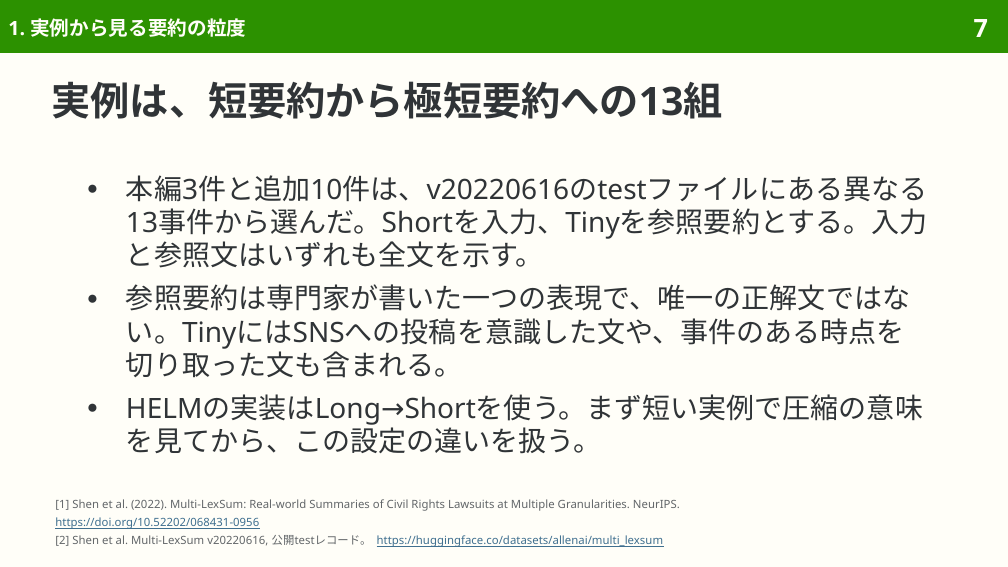
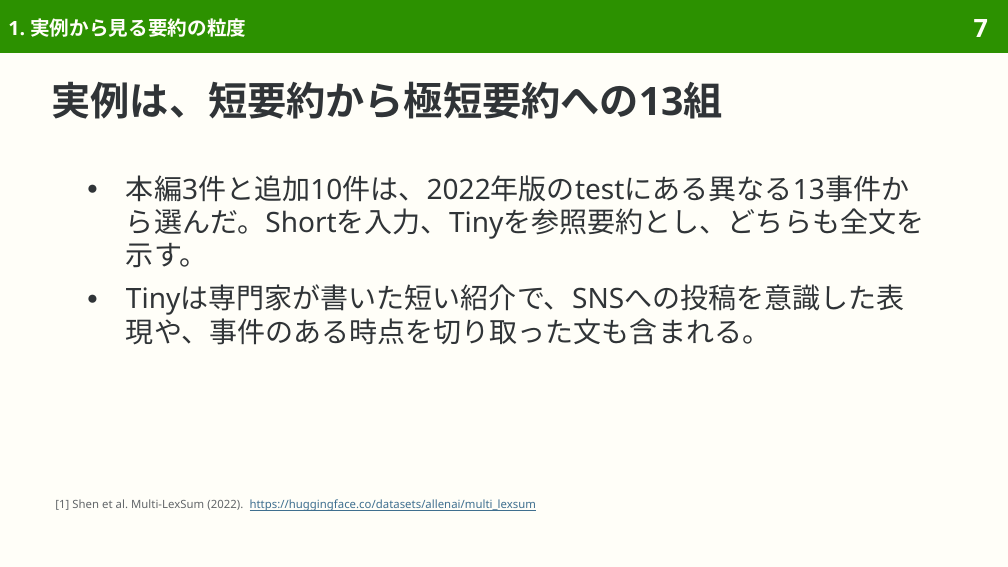
Before and after one commit to sasakiy84/datasets-in-10-minutes, a slide deck: slide 7 of slides/datasets-in-10-minutes-multilexsum.pptx. Drawn at 1008x567 pixels with LibreOffice and Linux fonts; fonts in the diff are those of the drawing. Boxes give left, top, right and bottom in pixels: in the first picture for what was removed or moved away, otherwise in the second. Text is boxed around its words. In the diff, an @@ line names an element or a change of style, - is before the commit and + after.

Commit message:
Center Multi-LexSum on expert civil-rights lawsuit summaries

```diff
--- a/slides/datasets-in-10-minutes-multilexsum.pptx
+++ b/slides/datasets-in-10-minutes-multilexsum.pptx
@@ text at <box>126,175,924,345</box>: text changed @@
-● 本編3件と追加10件は、v20220616のtestファイルにある異なる13事件から選んだ。Shortを入力、Tinyを参照要約とする。入力と参照文はいずれも全文を示す。
-● 参照要約は専門家が書いた一つの表現で、唯一の正解文ではない。TinyにはSNSへの投稿を意識した文や、事件のある時点を切り取った文も含まれる。
-● HELMの実装はLong→Shortを使う。まず短い実例で圧縮の意味を見てから、この設定の違いを扱う。
+● 本編3件と追加10件は、2022年版のtestにある異なる13事件から選んだ。Shortを入力、Tinyを参照要約とし、どちらも全文を示す。
+● Tinyは専門家が書いた短い紹介で、SNSへの投稿を意識した表現や、事件のある時点を切り取った文も含まれる。
@@ text at <box>55,499,536,511</box>: text changed; text colour #626669 to #3F6F8F @@
-[1] Shen et al. (2022). Multi-LexSum: Real-world Summaries of Civil Rights Lawsuits at Multiple Granularities. NeurIPS.
-https://doi.org/10.52202/068431-0956
-[2] Shen et al. Multi-LexSum v20220616, 公開testレコード。 https://huggingface.co/datasets/allenai/multi_lexsum
+[1] Shen et al. Multi-LexSum (2022). https://huggingface.co/datasets/allenai/multi_lexsum
```
Also in this commit, not shown: 44 other slides changed, 6 slides removed, 38 other files.
